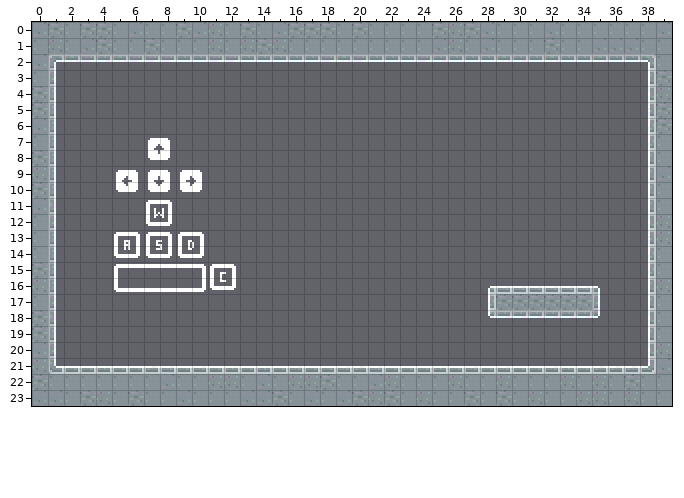
Level history. Tiled map: assets/tiledmaps/main_menu_map.tmx. The picture above was drawn from the file before the commit.
Cells are 8x8 px. Shown: x 0..39, y 0..23.
The same view after the edit:
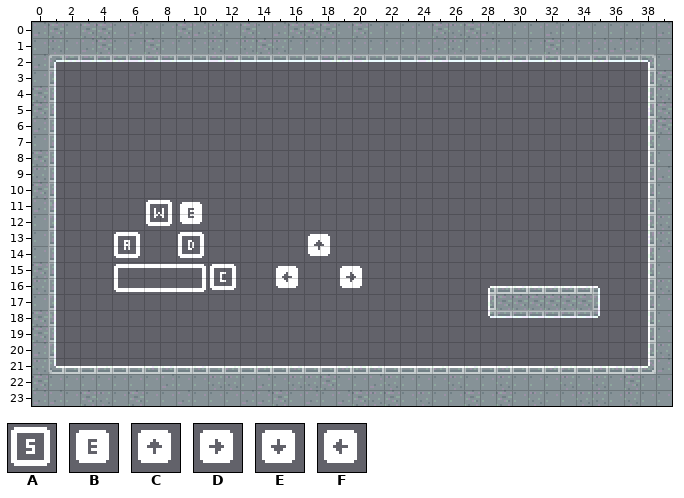
Key: from "tilemap_white_packed": A 121, B 359, C 438, D 439, E 440, F 441.
_ is an empty cell.
The exact change:
{"where": "layer \"Tile Layer 1\""}
{"y":8,"x":7,"old":"C","new":"_"}
{"y":10,"x":5,"old":"F","new":"_"}
{"y":10,"x":7,"old":"E","new":"_"}
{"y":10,"x":9,"old":"D","new":"_"}
{"y":12,"x":9,"old":"_","new":"B"}
{"y":14,"x":7,"old":"A","new":"_"}
{"y":14,"x":17,"old":"_","new":"C"}
{"y":16,"x":15,"old":"_","new":"F"}
{"y":16,"x":19,"old":"_","new":"D"}
{"label":"changed","picture_box":[116,138,202,258]}
{"label":"added","picture_box":[276,234,362,288]}
